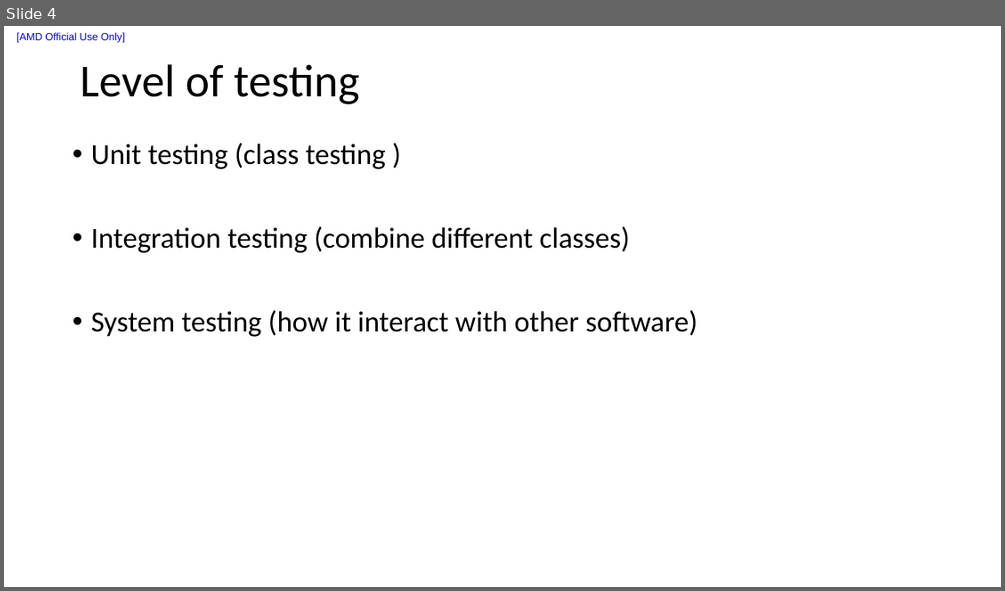
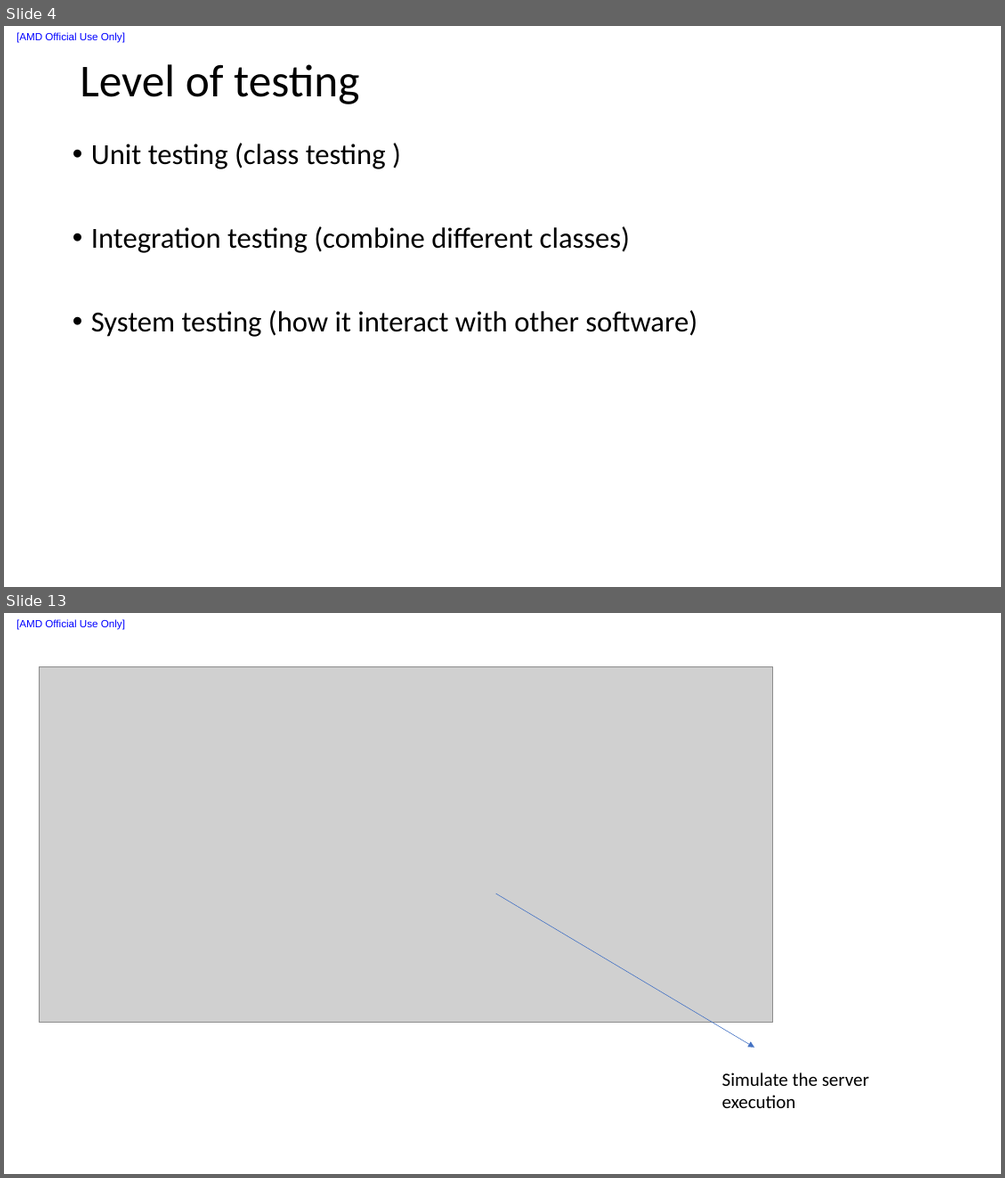
Before and after one commit to liuxu-github-ui/Java, a slide deck: Software testing/software testing.pptx. Shown one above the other, each under a label of ours: slide 4 before the commit, slides 4 and 13 after it; the slides between them are not shown. The pictures are 1005x591 and 1005x1178 pixels, drawn with LibreOffice and Linux fonts; fonts in the diff are those of the drawing; grey boxes stand for pictures. Boxes give left, top, right and bottom in pixels: in the first picture for what was removed or moved away, otherwise in the second. Text is boxed around its words. In the diff, an @@ line names an element or a change of style, - is before the commit and + after.

```diff
--- a/Software testing/software testing.pptx
+++ b/Software testing/software testing.pptx
@@ slide 13 added at (4, 613, 1001, 1174), background #FFFFFF; not listed: 1 template element that a slide beside it also shows @@
@@ picture added at (39, 666, 773, 1022) @@
@@ arrow added from (496, 893) to (755, 1047), #4472C4 0.5 pt @@
@@ text added at (722, 1072, 869, 1108), 18 pt, text #000000 @@
+Simulate the server execution
```
Also in this commit, not shown: 9 other slides added, 2 slides removed, 16 other files.
